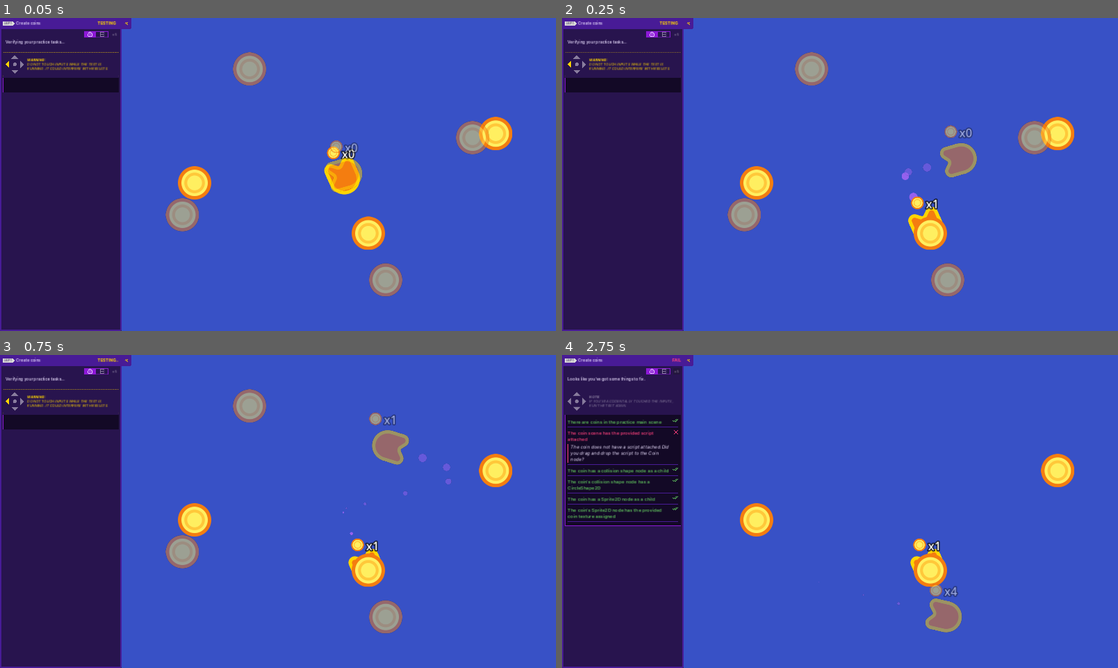
Above: before the commit, frames 1-4 (two rows, left to right).
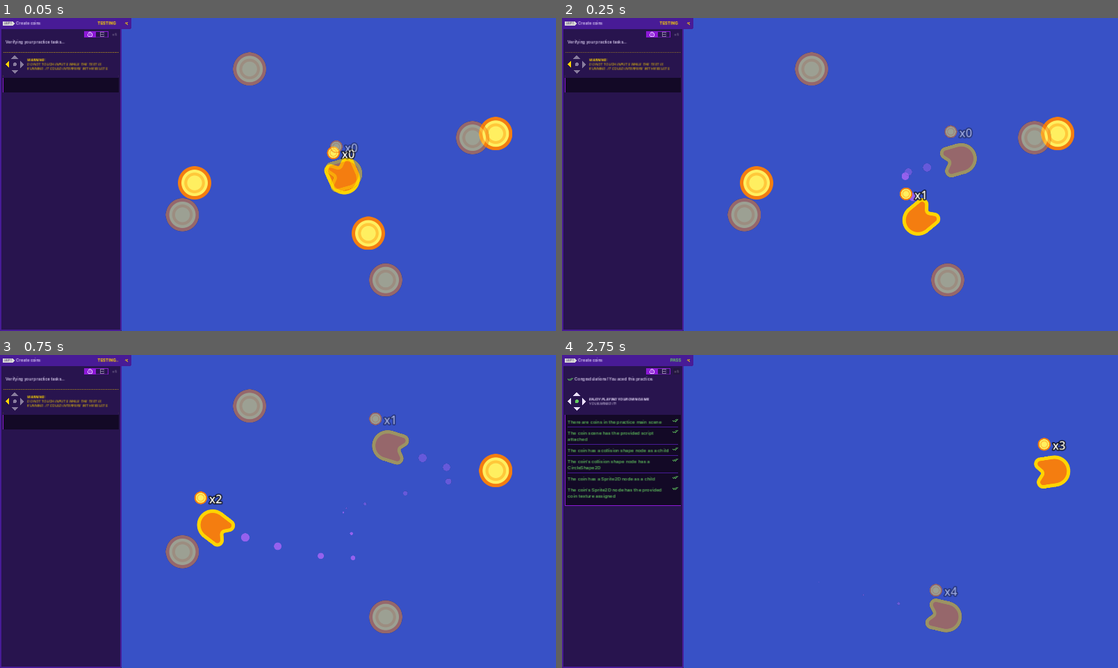
Above: after the commit, the same moments.

Repository: raweggyolk/2d-GameDev-Course
Game: Godot game, scene res://practices/L6.P1.create_coins/create_coins.tscn
Same seed, same stepped clock (60 frames per second), same inputs: the game is played once before the commit and once after it. This scene is started directly instead of the project's main scene.
Inputs:
- Up to frame 1 (0.05 s): no input
- Up to frame 2 (0.25 s): no input
- Up to frame 3 (0.75 s): hold D (move_right) from 0.53 s (still down)
- Up to frame 4 (2.75 s): release D (move_right) at 1.28 s; hold S (move_down) 1.28-2.03 s; hold D (move_right) from 2.03 s (still down)

Frame 1 is identical in both runs. In frame 2, 1.0% of the frame differs, in the area x 60-70%, y 54-74%; in frame 3, 1.8%; in frame 4, 5.5%, in the area x 0-93%, y 1-74%.

Commit message:
fixed P5

Diff:
--- a/05.loot_it_all_workbook/practices/L6.P1.create_coins/coin.tscn
+++ b/05.loot_it_all_workbook/practices/L6.P1.create_coins/coin.tscn
@@ -1,14 +1,18 @@
-[gd_scene load_steps=3 format=3 uid="uid://bxhi3312t2ac0"]
+[gd_scene load_steps=4 format=3 uid="uid://bxhi3312t2ac0"]
 
 [ext_resource type="Texture2D" uid="uid://b5n8ybmtouhk0" path="res://assets/practice_assets/coin.png" id="1_qr461"]
+[ext_resource type="Script" path="res://practices/L6.P1.create_coins/coin.gd" id="1_xjc2u"]
 
 [sub_resource type="CircleShape2D" id="CircleShape2D_h2dkr"]
 radius = 58.0775
 
 [node name="Coin" type="Area2D"]
+script = ExtResource("1_xjc2u")
 
 [node name="Sprite2D" type="Sprite2D" parent="."]
 texture = ExtResource("1_qr461")
 
 [node name="CollisionShape2D" type="CollisionShape2D" parent="."]
 shape = SubResource("CircleShape2D_h2dkr")
+
+[connection signal="area_entered" from="." to="." method="_on_area_entered"]
